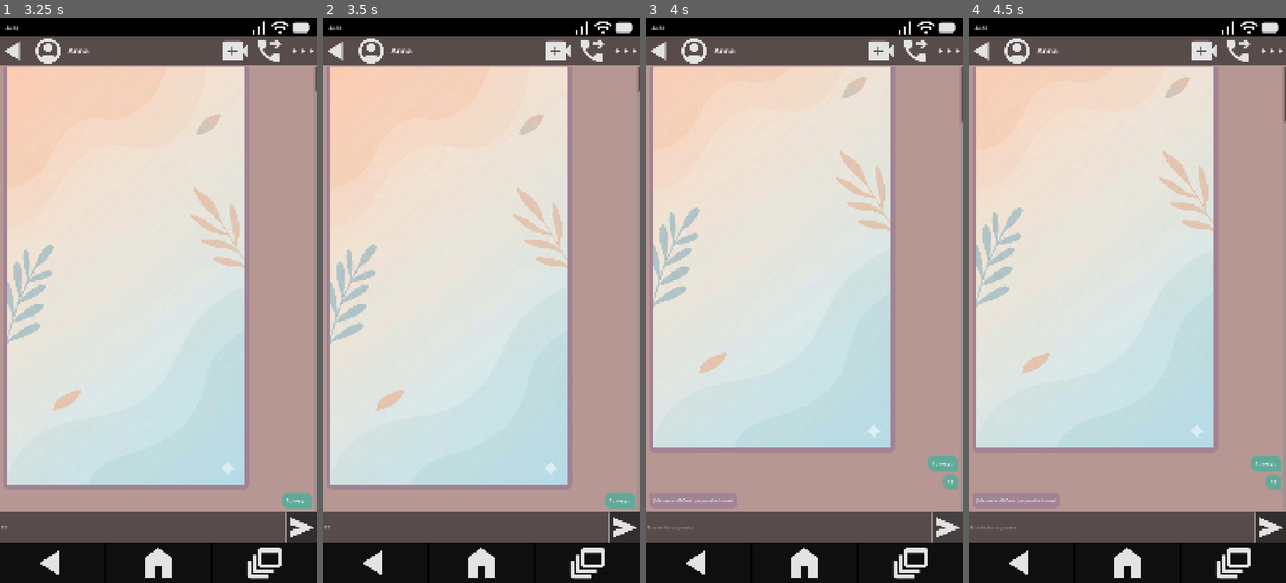
Above: before the commit, frames 1-4 (left to right).
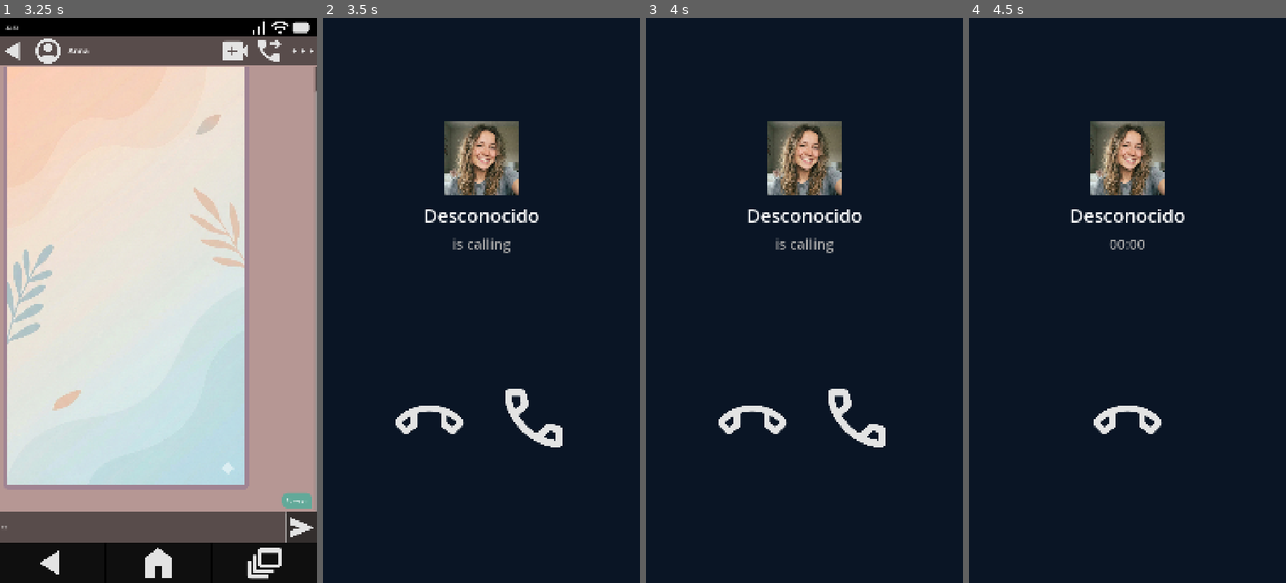
Above: after the commit, the same moments.

Repository: AlfredoCamarena/GD-Phone
Game: Godot game, scene res://_System/Main/main.tscn
Two runs of this game, one before a commit and one after it. Both use one fixed random seed, a clock stepped at 60 frames per second and the inputs below. Sound files missing from this copy of the repository are replaced by a short silence.
Inputs (mouse positions are in pixels of both pictures, inside the frame that each line leads up to):
- Up to frame 1 (3.25 s): click "Message" at 0.5 s; click (158, 74) at 1.25 s; click "Sí, soy yo" at 2 s; click (142, 526) at 2.77 s; type "12" at 2.85 s
- Up to frame 2 (3.5 s): no input
- Up to frame 3 (4 s): click (947, 526) at 3.5 s
- Up to frame 4 (4.5 s): click (1178, 419) at 4.27 s

Frame 1 is identical in both runs. In frame 2, 93% of the frame differs, in the area x 0-100%, y 0-100%; in frame 3, 93%; in frame 4, 94%.

Commit message:
Add event system

Diff:
--- a/Apps/1_Chat/ChatDetail/chat_detail.gd
+++ b/Apps/1_Chat/ChatDetail/chat_detail.gd
@@ -53,6 +53,9 @@
 
 	if not msg_data.reply_options.is_empty():
 		show_options(msg_data.reply_options)
+
+	if msg_data.on_read_event:
+		EventManager.execute(msg_data.on_read_event)
 
 
 func trigger_npc_reply(message: MessageData) -> void:
--- /dev/null
+++ b/GameContent/Data/Events/test_call.tres
@@ -0,0 +1,10 @@
+[gd_resource type="Resource" script_class="StoryEvent" load_steps=3 format=3 uid="uid://bl33yeocr7lh5"]
+
+[ext_resource type="Script" uid="uid://dofwkmp0uh75t" path="res://_System/Resources/StoryEvent.gd" id="1_u62xm"]
+[ext_resource type="Texture2D" uid="uid://ci66iqa3osxfo" path="res://GameContent/Assets/Images/Profiles/contact2.png" id="2_aposi"]
+
+[resource]
+script = ExtResource("1_u62xm")
+delay = 2.0
+target_resource = ExtResource("2_aposi")
+metadata/_custom_type_script = "uid://dofwkmp0uh75t"
--- a/GameContent/Data/Messages/Anna/1_hola.tres
+++ b/GameContent/Data/Messages/Anna/1_hola.tres
@@ -1,12 +1,12 @@
-[gd_resource type="Resource" script_class="MessageData" load_steps=9 format=3 uid="uid://w3jk8n06ho3m"]
+[gd_resource type="Resource" script_class="MessageData" load_steps=10 format=3 uid="uid://w3jk8n06ho3m"]
 
 [ext_resource type="Script" uid="uid://bpse7if2ak65s" path="res://_System/Resources/ReplyOption.gd" id="1_36sm3"]
 [ext_resource type="AudioStream" uid="uid://c07yxhwkd0ixe" path="res://GameContent/Assets/Audios/Anna/AnnaTest.ogg" id="1_pq36y"]
 [ext_resource type="Texture2D" uid="uid://1o7wvfa15rv8" path="res://GameContent/Assets/Images/_default_wallpaper.png" id="2_2nchv"]
 [ext_resource type="Resource" uid="uid://bkur7j11e6inq" path="res://GameContent/Data/Messages/Anna/2a_respuesta_soy_yo.tres" id="2_j8alq"]
 [ext_resource type="Script" uid="uid://dbte7kxlkuhtf" path="res://_System/Resources/MessageData.gd" id="2_jwdeb"]
+[ext_resource type="Resource" uid="uid://bl33yeocr7lh5" path="res://GameContent/Data/Events/test_call.tres" id="3_evpg7"]
 [ext_resource type="Resource" uid="uid://0q8rfrprbwt3" path="res://GameContent/Data/Messages/Anna/2b_respuesta_quien_eres.tres" id="3_j8alq"]
-
 
 [sub_resource type="Resource" id="Resource_36sm3"]
 script = ExtResource("1_36sm3")
@@ -25,4 +25,5 @@
 image = ExtResource("2_2nchv")
 audio = ExtResource("1_pq36y")
 reply_options = Array[ExtResource("1_36sm3")]([SubResource("Resource_36sm3"), SubResource("Resource_pq36y")])
+on_read_event = ExtResource("3_evpg7")
 metadata/_custom_type_script = "uid://dbte7kxlkuhtf"
--- a/_System/Main/main.gd
+++ b/_System/Main/main.gd
@@ -10,6 +10,7 @@
 	home_button.pressed.connect(func() -> void:
 		_open_app(home_scene))
 	SignalBus.open_app_requested.connect(_open_app)
+	EventManager.trigger_call.connect(_on_event_call)
 
 
 func _ready() -> void:
@@ -26,3 +27,7 @@
 func _clear_app_container() -> void:
 	for child in app_container.get_children():
 		child.queue_free()
+
+
+func _on_event_call(contact_name: String, photo: Texture2D, voice_audio: AudioStream) -> void:
+	call_screen.start_call(voice_audio, contact_name, photo)
--- a/_System/Resources/MessageData.gd
+++ b/_System/Resources/MessageData.gd
@@ -20,3 +20,6 @@
 @export var next_message_auto: MessageData
 # CASO B: El jugador debe elegir una respuesta (Ramificación)
 @export var reply_options: Array[ReplyOption] = []
+
+@export_group("Eventos de Historia")
+@export var on_read_event: StoryEvent
--- /dev/null
+++ b/_System/Resources/StoryEvent.gd
@@ -0,0 +1,13 @@
+class_name StoryEvent
+extends Resource
+
+enum Type {
+	INCOMING_CALL,
+	UNLOCK_PHOTO,
+	ADD_CONTACT,
+	NOTIFICATION
+}
+
+@export var type: Type
+@export var delay: float
+@export var target_resource: Resource
--- /dev/null
+++ b/_System/_Autoloads/event_manager.gd
@@ -0,0 +1,19 @@
+extends Node
+
+signal trigger_call(contact_name: String, photo: Texture2D, voice: AudioStream)
+signal trigger_photo_unlock(photo_data: PhotoData)
+signal trigger_notification(title: String, body: String)
+
+func execute(event: StoryEvent) -> void:
+	if event.delay > 0:
+		await get_tree().create_timer(event.delay).timeout
+
+	match event.type:
+		StoryEvent.Type.INCOMING_CALL:
+			# TODO: mejorarar la lógica creando un nuevo recurso
+			if event.target_resource is Texture2D:
+				trigger_call.emit("Desconocido", event.target_resource, null)
+		StoryEvent.Type.UNLOCK_PHOTO:
+			pass
+		StoryEvent.Type.NOTIFICATION:
+			pass
--- a/project.godot
+++ b/project.godot
@@ -19,6 +19,7 @@
 
 GlobalClock="*res://_System/_Autoloads/global_clock.gd"
 SignalBus="*res://_System/_Autoloads/signal_bus.gd"
+EventManager="*res://_System/_Autoloads/event_manager.gd"
 
 [debug]
 
Not shown, added: _System/Resources/StoryEvent.gd.uid
Not shown, added: _System/_Autoloads/event_manager.gd.uid
